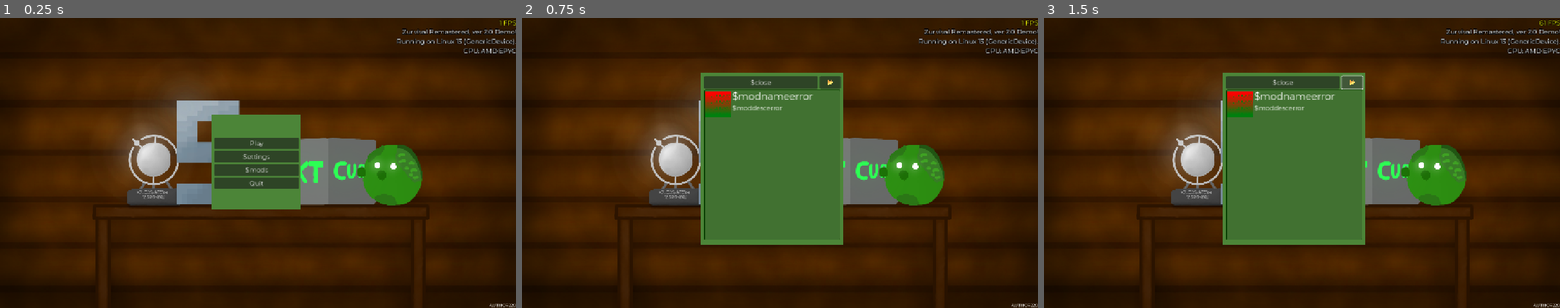
Above: before the commit, frames 1-3 (left to right).
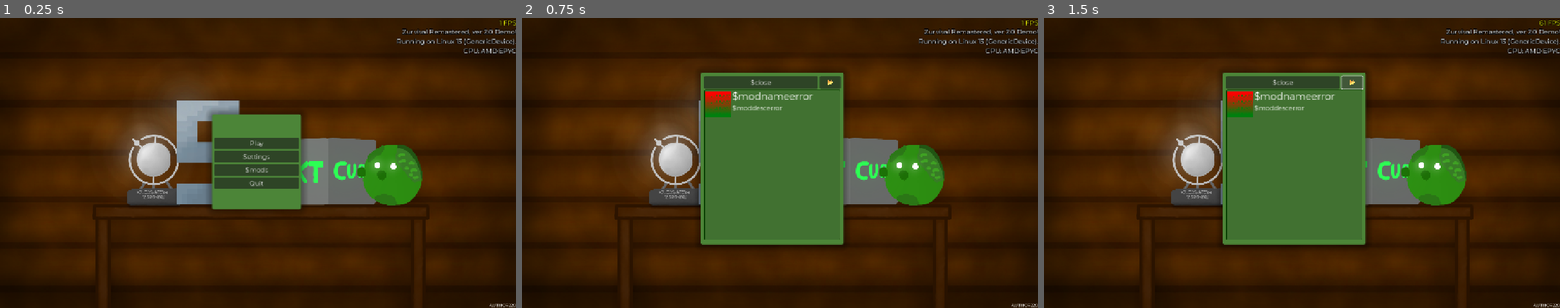
Above: after the commit, the same moments.

Repository: klodskateam/zurvival-remastered
Game: Godot game, scene res://menu.tscn
The game is run twice, just before and just after one commit, with the same random seed, the same clock (stepped at 60 frames per second) and the same inputs.
Inputs:
- Up to frame 1 (0.25 s): no input
- Up to frame 2 (0.75 s): click "$mods" at 0.5 s
- Up to frame 3 (1.5 s): click "📂" at 1.25 s

The runs differ from the first frame. In frame 1, 0.4% of the frame differs, in the area x 40-60%, y 31-66%; in frame 2, 0.4%; in frame 3, 0.4%.
Error in both runs: Invalid type in function 'set_locale' in base 'TranslationServer'. Cannot convert argument 1 from Nil to String. (res://global.gd:24)

Commit message:
Изменения UI
Углы "окон" закруглены.
Добавлена тень вокруг окон.

Diff:
--- a/mods.tscn
+++ b/mods.tscn
@@ -30,6 +30,7 @@
 offset_bottom = 541.0
 grow_horizontal = 2
 grow_vertical = 2
+theme = ExtResource("2_gjigg")
 
 [node name="SettingsSave" type="Button" parent="Control/Panel"]
 layout_mode = 0
--- a/ui.tres
+++ b/ui.tres
@@ -4,6 +4,12 @@
 
 [sub_resource type="StyleBoxFlat" id="StyleBoxFlat_3va1a"]
 bg_color = Color(0.29964, 0.520377, 0.218746, 1)
+corner_radius_top_left = 4
+corner_radius_top_right = 4
+corner_radius_bottom_right = 4
+corner_radius_bottom_left = 4
+shadow_color = Color(0, 0, 0, 0.341176)
+shadow_size = 19
 
 [sub_resource type="StyleBoxFlat" id="StyleBoxFlat_3uw5e"]
 bg_color = Color(0.25633, 0.441406, 0.191391, 1)
